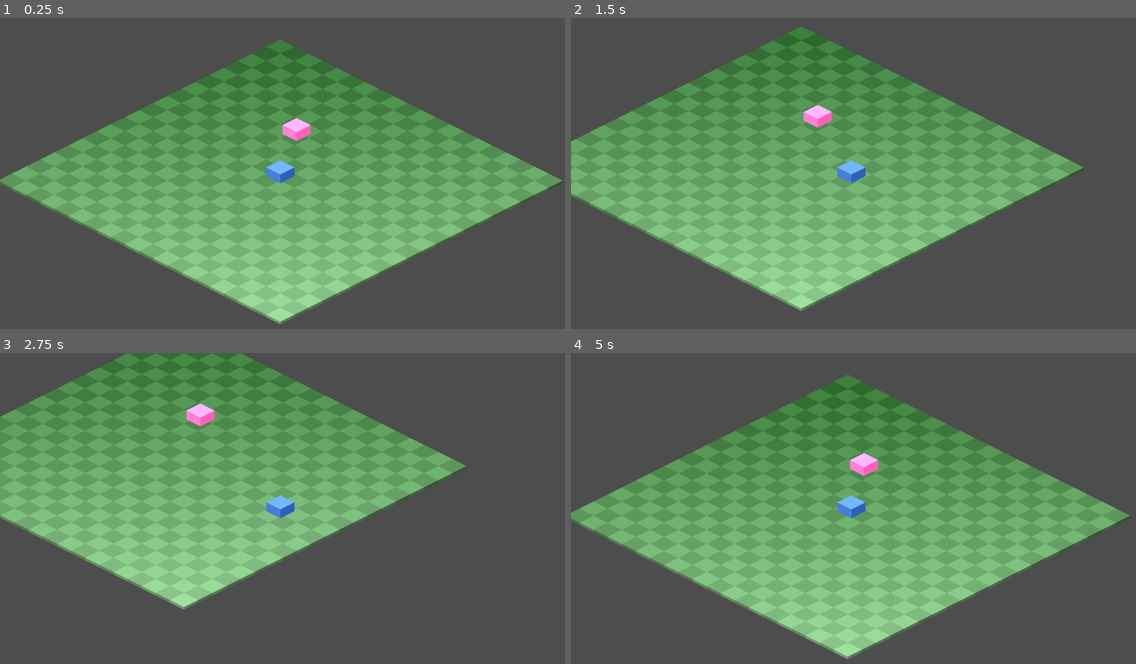
Above: before the commit, frames 1-4 (two rows, left to right).
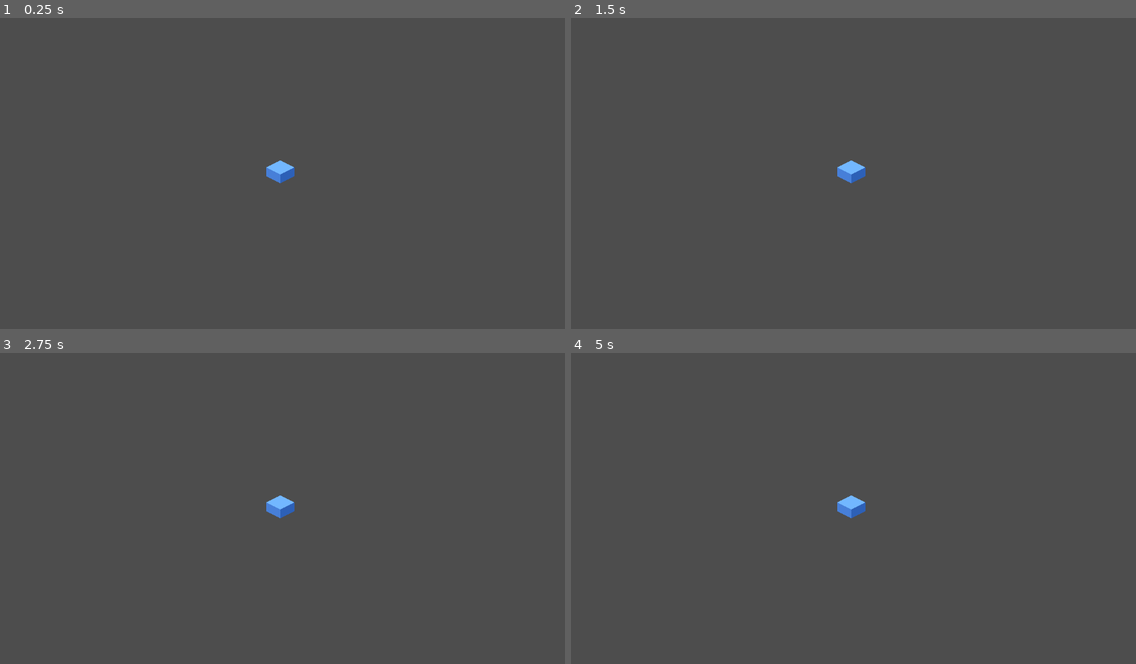
Above: after the commit, the same moments.

Repository: NoeRoberties/Odomat
Game: Godot game, scene res://scenes/Player.tscn
Same seed, same stepped clock (60 frames per second), same inputs: the game is played once before the commit and once after it. Before the commit the project starts from res://scenes/World.tscn.
Inputs (mouse positions are in pixels of both pictures, inside the frame that each line leads up to):
- Up to frame 1 (0.25 s): no input
- Up to frame 2 (1.5 s): tap Enter at 0.5 s; move the mouse to (977, 161) at 0.52 s; hold Right (ui_right) 0.53-1.28 s; click (977, 161) at 0.67 s; move the mouse to (740, 192) at 1.27 s; hold Down (ui_down) from 1.28 s (still down)
- Up to frame 3 (2.75 s): move the mouse to (339, 443) at 2.02 s; release Down (ui_down) at 2.03 s; hold Right (ui_right) from 2.03 s (still down)
- Up to frame 4 (5 s): move the mouse to (825, 573) at 2.77 s; release Right (ui_right) at 2.78 s; hold Up (ui_up) 2.78-3.53 s; click (825, 573) at 2.92 s; move the mouse to (1023, 558) at 3.52 s; hold Left (ui_left) from 3.53 s (still down); move the mouse to (684, 464) at 4.27 s

The runs differ from the first frame. In frame 1, 46% of the frame differs, in the area x 0-100%, y 7-99%; in frame 2, 45%; in frame 3, 42%; in frame 4, 46%.

Commit message:
[DEL] World, Enemy and IsoTile scenes to only keep the player scene

Diff:
--- a/godot-project/odomat/project.godot
+++ b/godot-project/odomat/project.godot
@@ -11,7 +11,7 @@
 [application]
 
 config/name="Odomat_fight"
-run/main_scene="res://scenes/World.tscn"
+run/main_scene="uid://b8lbay3r2x1m"
 config/features=PackedStringArray("4.6", "Forward Plus")
 config/icon="res://icon.svg"
 
--- a/godot-project/odomat/scenes/Enemy.tscn
+++ /dev/null
@@ -1,27 +0,0 @@
-[gd_scene load_steps=2 format=3 uid="uid://b0qnhxfya3epb"]
-
-[ext_resource type="Script" path="res://scripts/enemy.gd" id="1_enemy_script"]
-
-[sub_resource type="CircleShape2D" id="CircleShape2D_a1b2c3"]
-radius = 10.664218
-
-[node name="Enemy" type="CharacterBody2D" unique_id=979638911]
-motion_mode = 1
-script = ExtResource("1_enemy_script")
-
-[node name="CollisionShape2D" type="CollisionShape2D" parent="." unique_id=1940755092]
-shape = SubResource("CircleShape2D_a1b2c3")
-
-[node name="Visual" type="Node2D" parent="." unique_id=1037018680]
-
-[node name="Left" type="Polygon2D" parent="Visual" unique_id=2019563240]
-color = Color(1, 0.5019608, 0.8509804, 1)
-polygon = PackedVector2Array(-32, -20, 0, -4, 0, 16, -32, 0)
-
-[node name="Right" type="Polygon2D" parent="Visual" unique_id=1002278893]
-color = Color(1, 0.38039216, 0.72156864, 1)
-polygon = PackedVector2Array(32, -20, 0, -4, 0, 16, 32, 0)
-
-[node name="Top" type="Polygon2D" parent="Visual" unique_id=239676820]
-color = Color(1, 0.72156864, 1, 1)
-polygon = PackedVector2Array(0, -36, 32, -20, 0, -4, -32, -20)
--- a/godot-project/odomat/scenes/IsoTile.tscn
+++ /dev/null
@@ -1,18 +0,0 @@
-[gd_scene format=3 uid="uid://b4fk8xm2n3ja"]
-
-[ext_resource type="Script" uid="uid://bn3iwtbvejv05" path="res://scripts/iso_tile.gd" id="1_tile_script"]
-
-[node name="IsoTile" type="Node2D" unique_id=1160055728]
-script = ExtResource("1_tile_script")
-
-[node name="Left" type="Polygon2D" parent="." unique_id=647405899]
-color = Color(0.294, 0.476, 0.294, 1)
-polygon = PackedVector2Array(-32, -6, 0, 10, 0, 16, -32, 0)
-
-[node name="Right" type="Polygon2D" parent="." unique_id=551655756]
-color = Color(0.231, 0.374, 0.231, 1)
-polygon = PackedVector2Array(32, -6, 0, 10, 0, 16, 32, 0)
-
-[node name="Top" type="Polygon2D" parent="." unique_id=396492562]
-color = Color(0.42, 0.68, 0.42, 1)
-polygon = PackedVector2Array(0, -22, 32, -6, 0, 10, -32, -6)
--- a/godot-project/odomat/scenes/World.tscn
+++ /dev/null
@@ -1,14 +0,0 @@
-[gd_scene format=3 uid="uid://b1w0r4sc3n2e"]
-
-[ext_resource type="PackedScene" uid="uid://b8lbay3r2x1m" path="res://scenes/Player.tscn" id="1_Player"]
-[ext_resource type="Script" uid="uid://b6i3os53tyb6q" path="res://scripts/world.gd" id="2_World"]
-[ext_resource type="PackedScene" uid="uid://b0qnhxfya3epb" path="res://scenes/Enemy.tscn" id="3_7g83o"]
-
-[node name="World" type="Node2D" unique_id=420205900]
-y_sort_enabled = true
-script = ExtResource("2_World")
-
-[node name="Player" parent="." unique_id=286827170 instance=ExtResource("1_Player")]
-
-[node name="Enemy" parent="." unique_id=979638911 instance=ExtResource("3_7g83o")]
-position = Vector2(37, 224)
--- a/godot-project/odomat/scripts/enemy.gd
+++ /dev/null
@@ -1,32 +0,0 @@
-extends CharacterBody2D
-
-const MAX_HP: int = 5
-const FLASH_DURATION: float = 0.25
-
-var hp: int = MAX_HP
-
-@onready var visual: Node2D = $Visual
-
-var _tween: Tween
-
-
-func _ready() -> void:
-	add_to_group("enemies")
-
-
-func take_damage(amount: int) -> void:
-	# hp -= amount
-	_flash_red()
-	if hp <= 0:
-		queue_free()
-
-
-func _flash_red() -> void:
-	if _tween and _tween.is_running():
-		_tween.kill()
-		visual.modulate = Color.WHITE
-
-	_tween = create_tween()
-	_tween.tween_property(visual, "modulate", Color.RED,          FLASH_DURATION * 0.15)
-	_tween.tween_property(visual, "modulate", Color(1, 0.6, 0.6), FLASH_DURATION * 0.35)
-	_tween.tween_property(visual, "modulate", Color.WHITE,        FLASH_DURATION * 0.50)
--- a/godot-project/odomat/scripts/iso_tile.gd
+++ /dev/null
@@ -1,17 +0,0 @@
-extends Node2D
-
-@export var base_color: Color = Color(0.42, 0.68, 0.42):
-	set(value):
-		base_color = value
-		if is_inside_tree():
-			_update_colors()
-
-
-func _ready() -> void:
-	_update_colors()
-
-
-func _update_colors() -> void:
-	$Top.color   = base_color
-	$Left.color  = base_color.darkened(0.30)
-	$Right.color = base_color.darkened(0.45)
--- a/godot-project/odomat/scripts/world.gd
+++ /dev/null
@@ -1,37 +0,0 @@
-extends Node2D
-
-const TILE_SCENE := preload("res://scenes/IsoTile.tscn")
-
-const TILE_W: int = 64
-const TILE_H: int = 32
-
-const GRID_W: int = 20
-const GRID_H: int = 20
-
-const COLOR_LIGHT: Color = Color(0.22, 0.48, 0.22)
-const COLOR_DARK:  Color = Color(0.15, 0.38, 0.15)
-
-@onready var player: CharacterBody2D = $Player
-
-
-func _ready() -> void:
-	_build_grid()
-	player.position = cart_to_iso(Vector2(GRID_W / 2.0, GRID_H / 2.0))
-
-func _build_grid() -> void:
-	for y in range(GRID_H, 0, -1):
-		for x in range(GRID_W, 0, -1):
-			var tile: Node2D = TILE_SCENE.instantiate()
-			tile.position = cart_to_iso(Vector2(x, y))
-			tile.base_color = (COLOR_LIGHT if (x + y) % 2 == 0 else COLOR_DARK)
-			tile.base_color.r = tile.base_color.r + 0.01 * (y + x)
-			tile.base_color.g = tile.base_color.g + 0.01 * (y + x)
-			tile.base_color.b = tile.base_color.b + 0.01 * (y + x)
-			tile.z_index = -1
-			add_child(tile)
-
-func cart_to_iso(cart: Vector2) -> Vector2:
-	return Vector2(
-		(cart.x - cart.y) * (TILE_W / 2.0),
-		(cart.x + cart.y) * (TILE_H / 2.0)
-	)
Not shown, removed: godot-project/odomat/scripts/enemy.gd.uid
Not shown, removed: godot-project/odomat/scripts/iso_tile.gd.uid
Not shown, removed: godot-project/odomat/scripts/world.gd.uid
